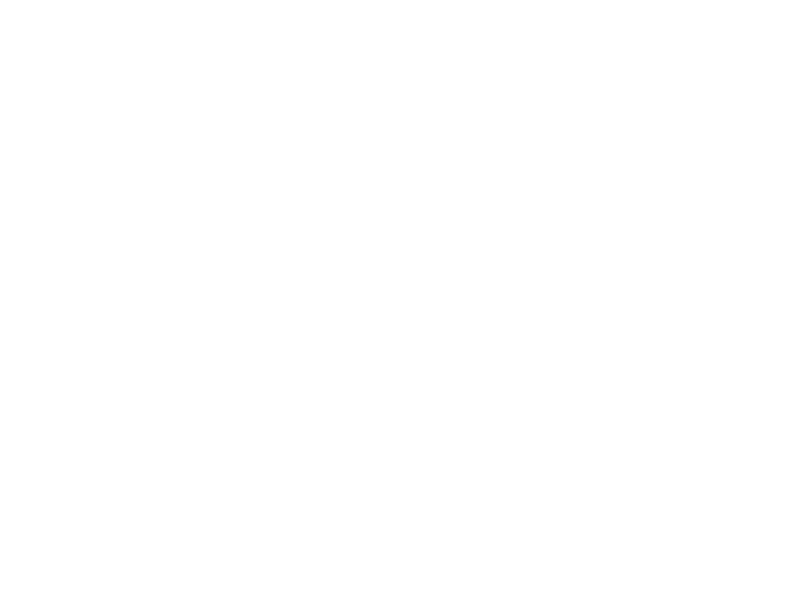
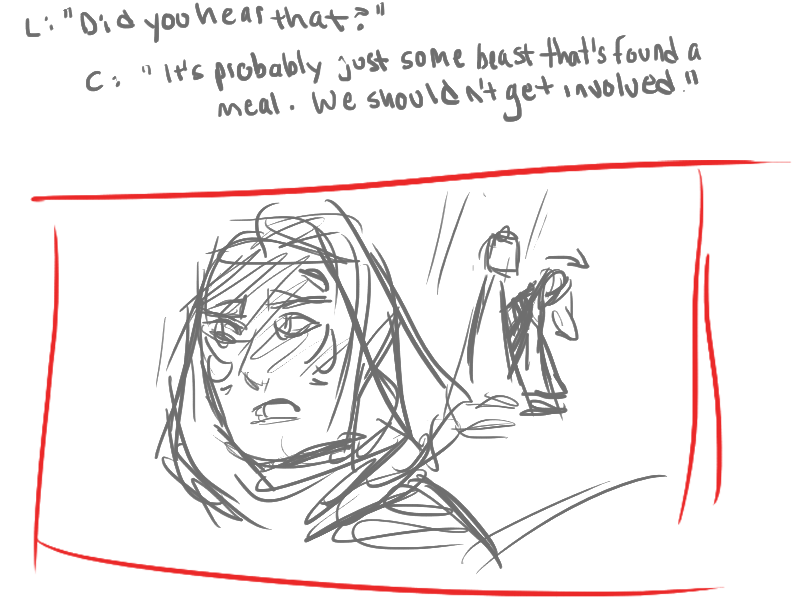
Layers edited between the first and the second (792, 612) image:
added layer "Layer 10" above "Layer 9" over bbox(25, 2, 792, 598)
hid "Layer 9", painted on it over bbox(42, 61, 765, 592)
